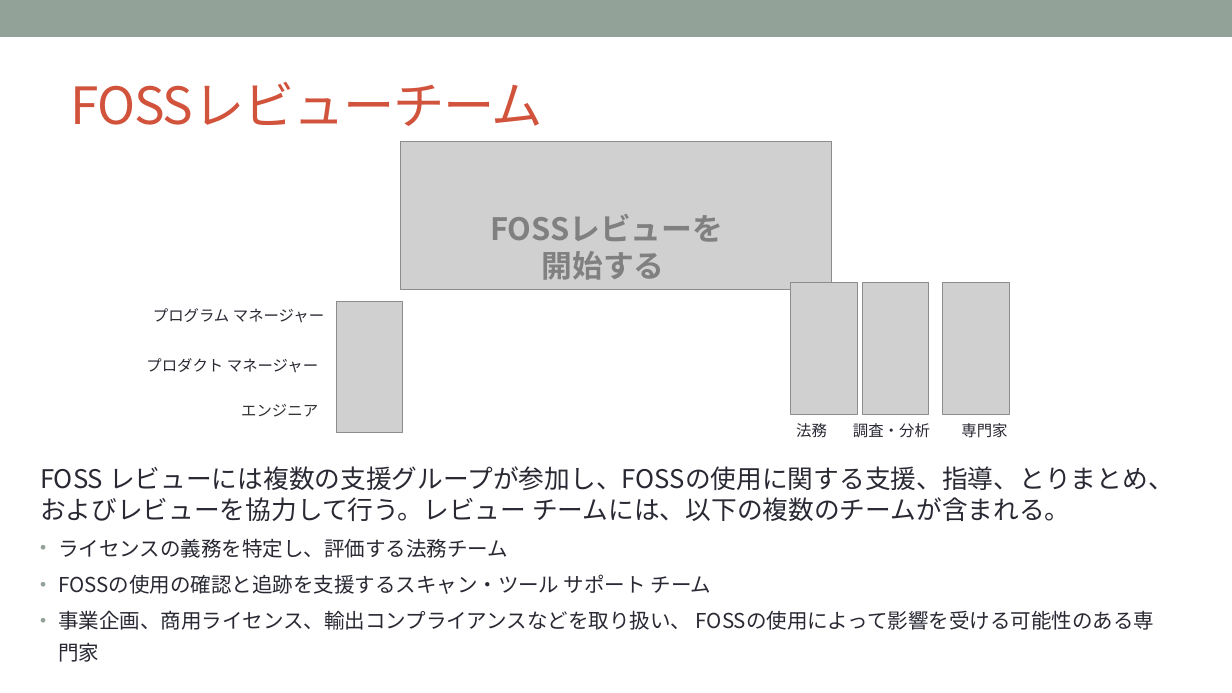
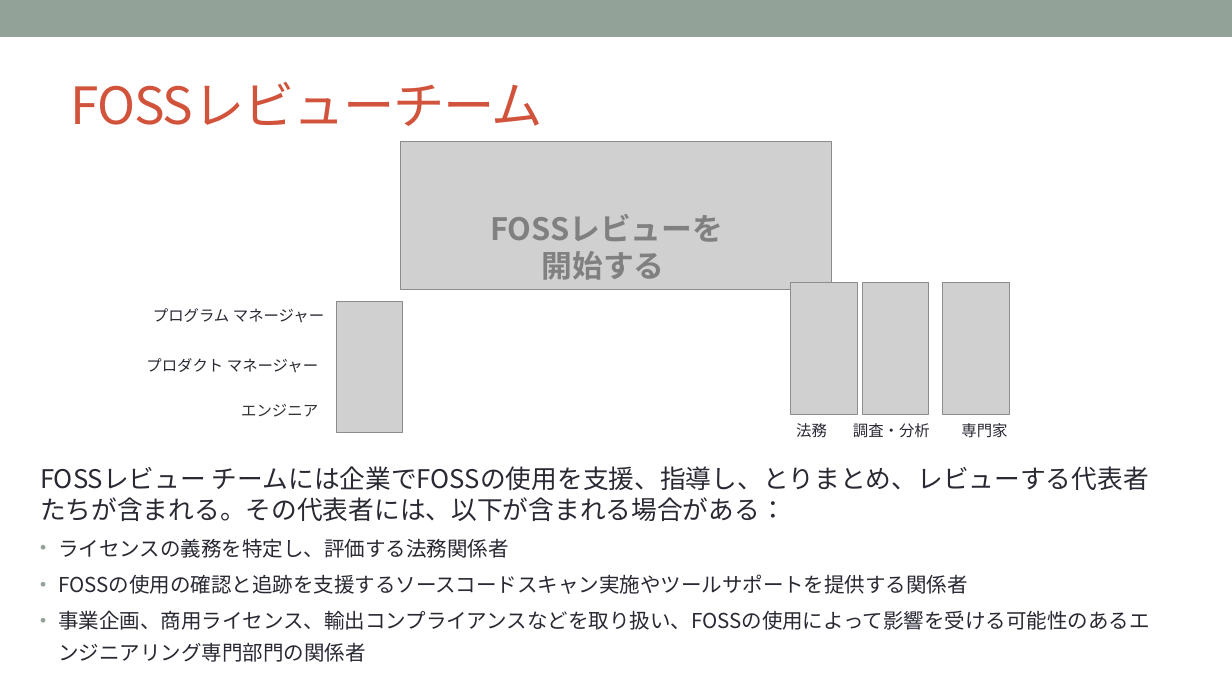
Before and after one commit to OpenChain-Project/Curriculum-Translation-JP, a slide deck: slide 48 of REVIEW/Version_for_v1.1/openchain-curriculum-for-1-1_JP_review_tani.pptx (slide 49 before the commit). Drawn at 1232x693 pixels with LibreOffice and Linux fonts; fonts in the diff are those of the drawing; grey boxes stand for pictures; background and template pictures are left out. Boxes give left, top, right and bottom in pixels: in the first picture for what was removed or moved away, otherwise in the second. Text is boxed around its words. In the diff, an @@ line names an element or a change of style, - is before the commit and + after.

```diff
--- a/REVIEW/Version_for_v1.1/openchain-curriculum-for-1-1_JP_review_tani.pptx
+++ b/REVIEW/Version_for_v1.1/openchain-curriculum-for-1-1_JP_review_tani.pptx
@@ text at bbox=[40, 466, 1150, 630]: text changed @@
-FOSS レビューには複数の支援グループが参加し、FOSSの使用に関する支援、指導、とりまとめ、およびレビューを協力して行う。レビュー チームには、以下の複数のチームが含まれる。
-• ライセンスの義務を特定し、評価する法務チーム
-• FOSSの使用の確認と追跡を支援するスキャン・ツール サポート チーム
-• 事業企画、商用ライセンス、輸出コンプライアンスなどを取り扱い、 FOSSの使用によって影響を受ける可能性のある専門家
+FOSSレビュー チームには企業でFOSSの使用を支援、指導し、とりまとめ、レビューする代表者たちが含まれる。その代表者には、以下が含まれる場合がある：
+• ライセンスの義務を特定し、評価する法務関係者
+• FOSSの使用の確認と追跡を支援するソースコードスキャン実施やツールサポートを提供する関係者
+• 事業企画、商用ライセンス、輸出コンプライアンスなどを取り扱い、FOSSの使用によって影響を受ける可能性のあるエンジニアリング専門部門の関係者
```
Also in this commit, not shown: 12 other slides changed, 2 slides added, 2 slides removed.
